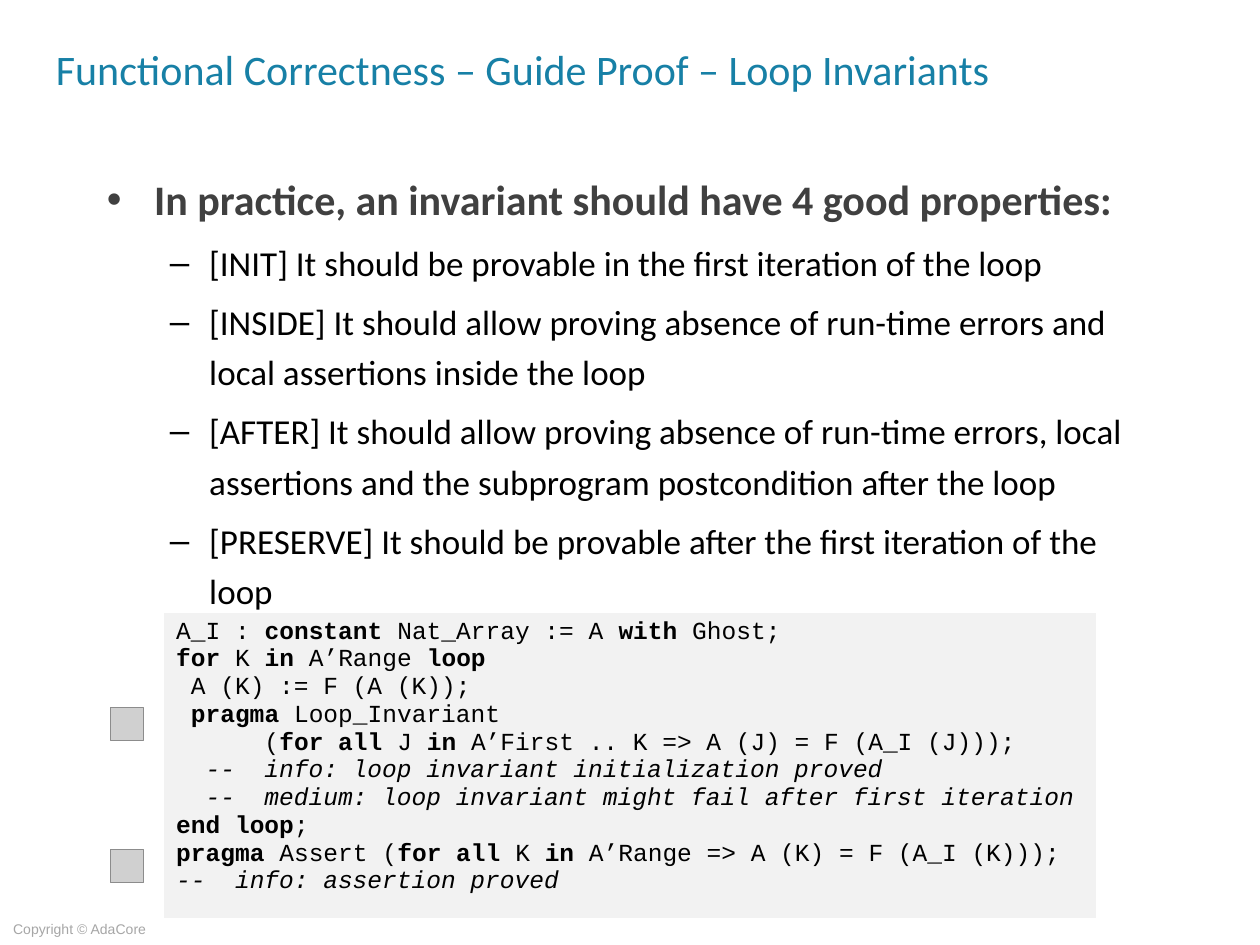
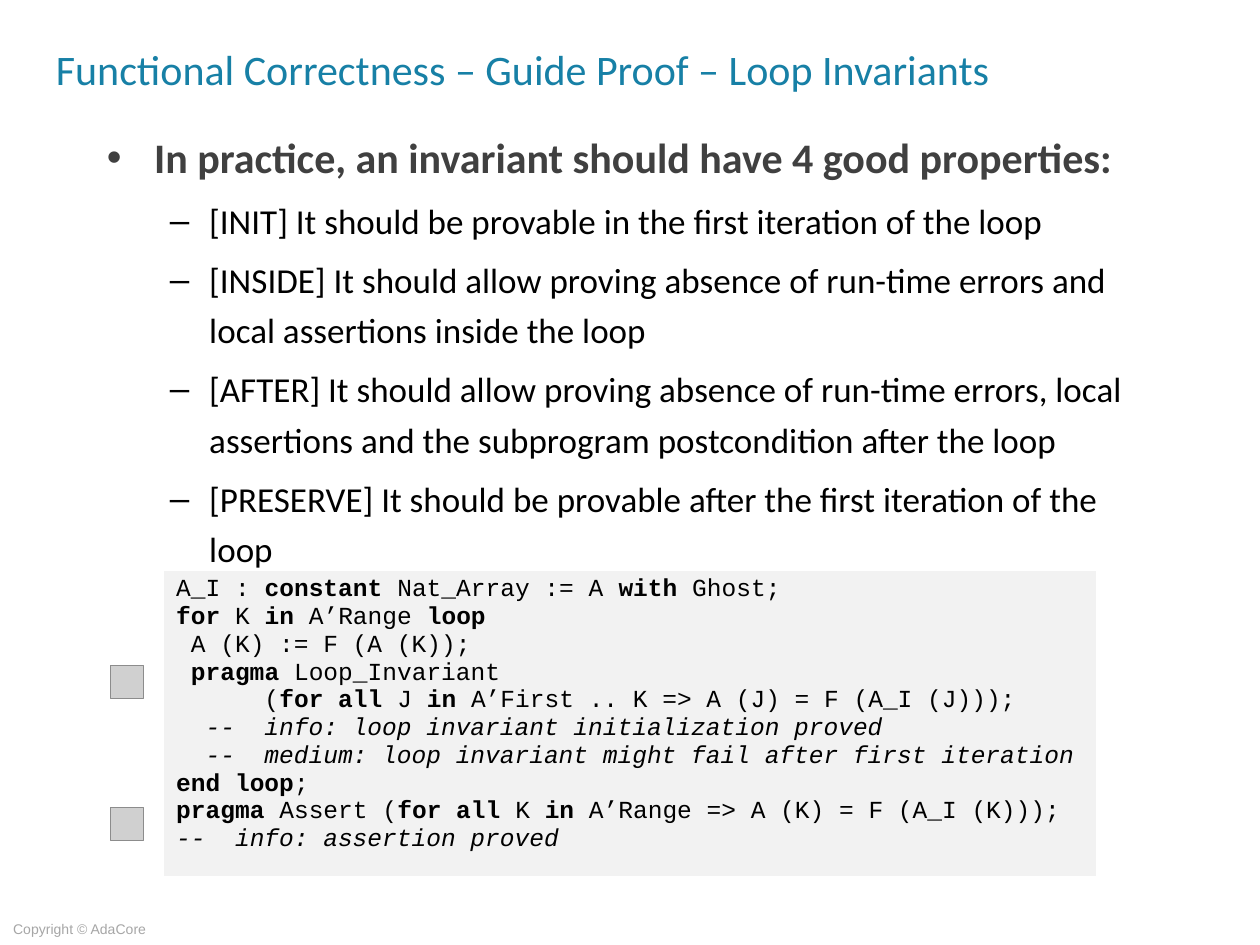
Before and after one commit to AdaCoreU/Courses, a slide deck: slide 15 of lectures/06_SPARK_2014/05_Proof_Of_Functional_Correctness/Slides/05_Proof_Of_Functional_Correctness.ppt. Drawn at 1260x945 pixels with LibreOffice and Linux fonts; fonts in the diff are those of the drawing; grey boxes stand for pictures; background and template pictures are left out. Boxes give left, top, right and bottom in pixels: in the first picture for what was removed or moved away, otherwise in the second. Text is boxed around its words. In the diff, an @@ line names an element or a change of style, - is before the commit and + after.

Commit message:
Initial run of audio for Proof of Functional Correctness
Initial run of audio for Proof of Functional Correctness

```diff
--- a/lectures/06_SPARK_2014/05_Proof_Of_Functional_Correctness/Slides/05_Proof_Of_Functional_Correctness.ppt
+++ b/lectures/06_SPARK_2014/05_Proof_Of_Functional_Correctness/Slides/05_Proof_Of_Functional_Correctness.ppt
@@ text "In practice, an invariant should ...": place and size @@
-text "In practice, an invariant should ..." at bbox=[154, 185, 1121, 610]
+text "In practice, an invariant should ..." at bbox=[154, 143, 1121, 568]
@@ table: place and size @@
-table at bbox=[164, 612, 1096, 919]
+table at bbox=[164, 571, 1096, 877]
@@ picture: place and size @@
-picture at bbox=[111, 708, 144, 741]
+picture at bbox=[111, 665, 144, 698]
@@ picture: place and size @@
-picture at bbox=[111, 849, 144, 882]
+picture at bbox=[111, 808, 144, 840]
```
Also in this commit, not shown: 24 other slides changed, 3 other files.
